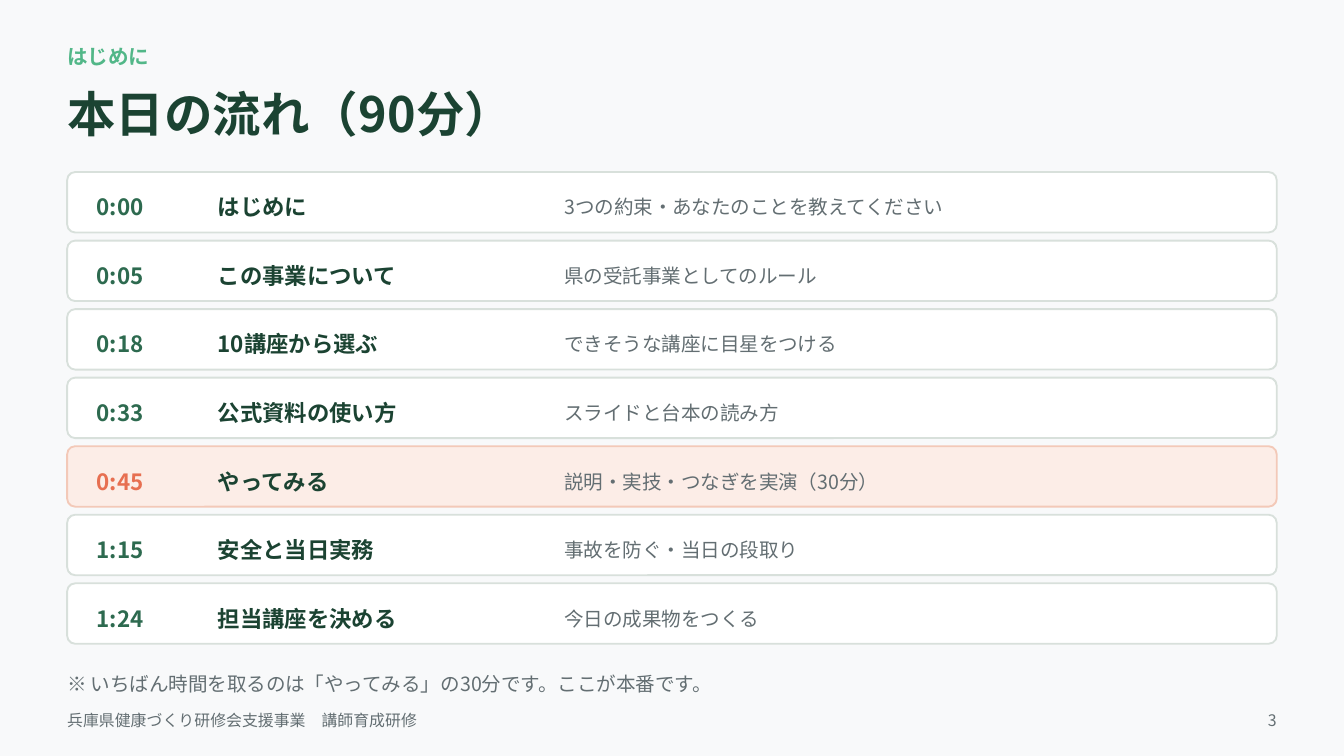
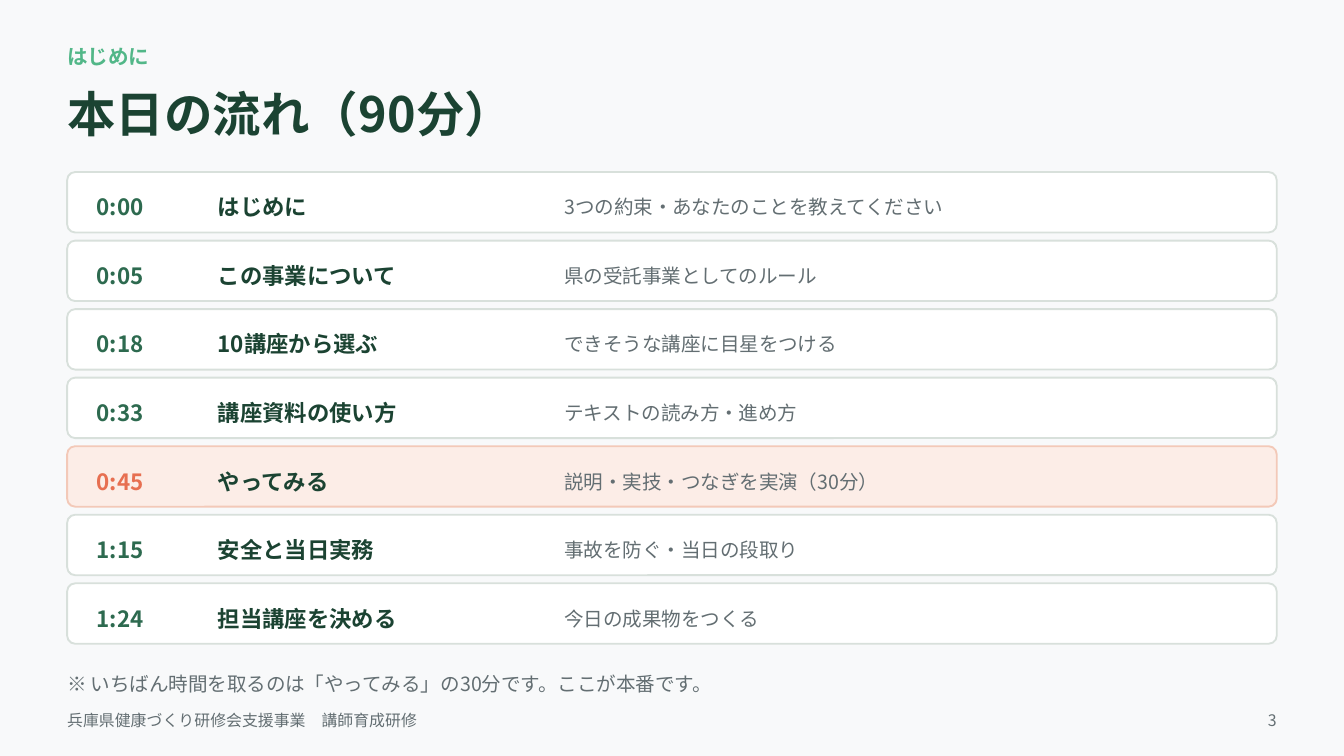
Before and after one commit to flashpapa4/hyogo-kenkou-site, a slide deck: slide 3 of docs/講師育成研修_90分_研修資料.pptx. Drawn at 1344x756 pixels with LibreOffice and Linux fonts; fonts in the diff are those of the drawing. Boxes give left, top, right and bottom in pixels: in the first picture for what was removed or moved away, otherwise in the second. Text is boxed around its words. In the diff, an @@ line names an element or a change of style, - is before the commit and + after.

```diff
--- a/docs/講師育成研修_90分_研修資料.pptx
+++ b/docs/講師育成研修_90分_研修資料.pptx
@@ text at (218,402,397,423): text changed @@
-公式資料の使い方
+講座資料の使い方
@@ text at (564,403,797,422): text changed @@
-スライドと台本の読み方
+テキストの読み方・進め方
```
Also in this commit, not shown: 9 other slides changed, 4 other files.
